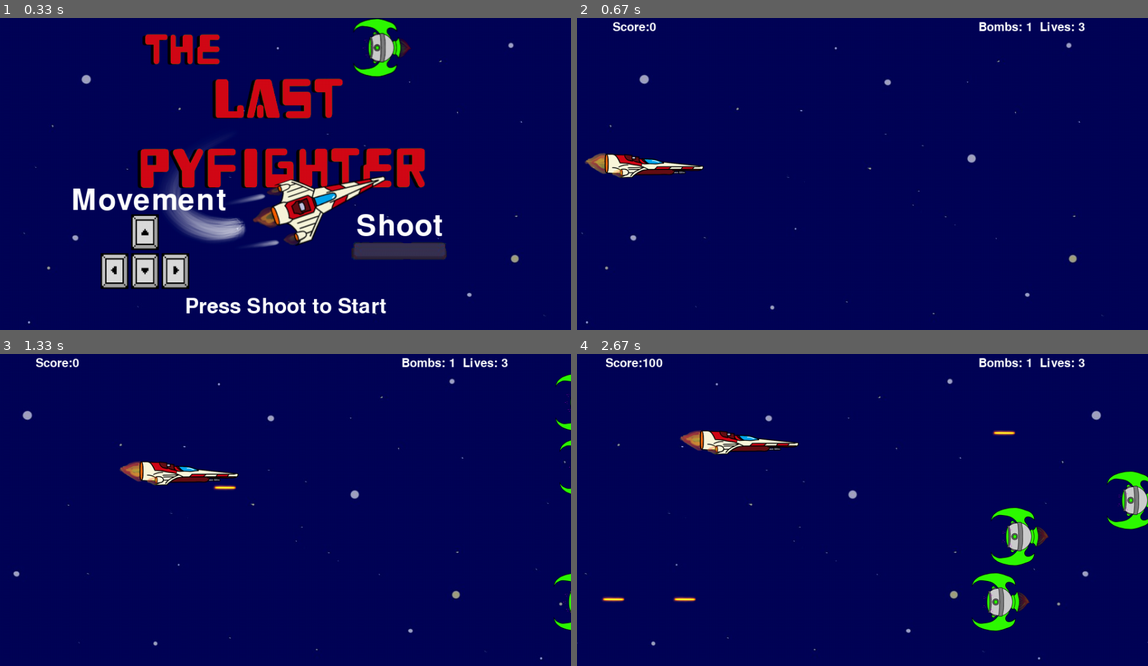
Above: before the commit, frames 1-4 (two rows, left to right).
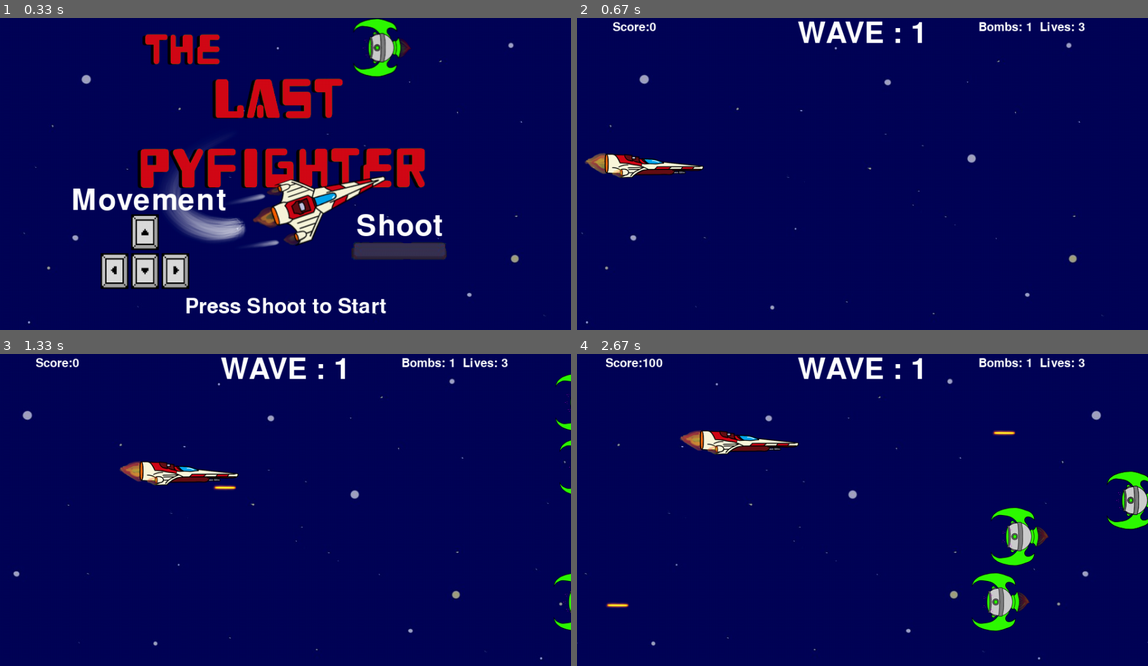
Above: after the commit, the same moments.

Repository: Demi-hero/UoN_Game_Project
Game: pygame game, started from Main.py
The game is run twice, just before and just after one commit, with the same random seed, the same clock (stepped at 60 frames per second) and the same inputs.
Inputs:
- Up to frame 1 (0.33 s): no input
- Up to frame 2 (0.67 s): tap Space at 0.33 s
- Up to frame 3 (1.33 s): hold Right 0.67-1.13 s; hold Up from 1.22 s (still down); tap Space at 1.28 s
- Up to frame 4 (2.67 s): release Up at 1.52 s; hold Right 1.55-2.02 s; tap Space at 1.62, 1.92, 2.12, 2.42 s; hold Left 2.05-2.58 s; hold Down from 2.62 s (still down)

Frame 1 is identical in both runs. In frame 2, 0.7% of the frame differs, in the area x 38-61%, y 1-9%; in frame 3, 0.7%; in frame 4, 1.0%, in the area x 4-100%, y 1-82%.

Commit message:
So Many Changes
List of bug fixes
Bombs  no longer exp the difficulty
Global Variables are in the bin (mostly)
When you die the alies vanish as well
Created placeholder for Audio Visual data

Diff:
--- a/Main.py
+++ b/Main.py
@@ -1,4 +1,3 @@
-
 import pygame as pyg
 import os
 import gamedata as gd
@@ -17,14 +16,18 @@
         self.clock = pyg.time.Clock()
         self.starttime = 0
         self.framerate = 100
+        self.wavenum = 1
+        # creating the screen and game objects
+        self.all_sprites = pyg.sprite.Group()
+        self.Files = gd.FileStore()
+        self.Board = gd.Background()
+        self.player = gd.Player()
+        self.all_sprites.add(self.player)
         self.bullets = pyg.sprite.Group()
         self.power_ups = pyg.sprite.Group()
-        self.alien_pause_time = 0
-        self.all_sprites = pyg.sprite.Group()
         self.aliens = pyg.sprite.Group()
-        self.player = gd.Player()
-        self.all_sprites.add(self.player)
         self.alienbullets = pyg.sprite.Group()
+
 
     def new_powerup(self):
         power_up = gd.PowerUp(self)
@@ -32,45 +35,39 @@
         self.all_sprites.add(power_up)
 
     def execute(self):
-        pyg.init()
-        # creating the screen and game objects
-        Files = gd.FileStore()
-        Board = gd.Background()
-        for i in range(8):
-            self.new_alien(self)
+
+
+        self.new_alien(self.wavenum)
 
         while self.startup:
-            self.on_startup(Board, Files)
+            self.on_startup(self.Board, self.Files)
         self.starttime = time.time()
         # main game loop
         while self.running:
             # taking the player input, passing to event handler
 
             for event in pyg.event.get():
-                self.on_event(event, Files, Board)
+                self.on_event(event, self.Files, self.Board)
             self.player_movement(self.player)
 
             # updating the object states, and drawing to screen (see gamedata)
             if not self.paused:
 
-                if (time.time() - self.alien_pause_time)//1 == 1:
-                    for alien in self.aliens:
-                        alien.vx = -2
                 if (time.time() - self.starttime) // 1 == 3 and len(self.power_ups) == 0:
                     self.new_powerup()
                 elif (time.time() - self.starttime) // 1 > 15:
                     self.starttime = time.time()
-                Board.update()
+                self.Board.update()
                 self.all_sprites.update()
 
                 # check to see if a bullet hit a mob
                 hits = pyg.sprite.groupcollide(self.aliens, self.bullets, True, True)
                 for hit in hits:
                     self.score += 50
-                    Files.boom.play()
+                    self.Files.boom.play()
                     self.expl = gd.Explosion(hit.rect.center, 'lg')
                     self.all_sprites.add(self.expl)
-                    self.new_alien(self)
+                    self.new_alien(-6)
 
                 hits = pyg.sprite.spritecollide(self.player, self.power_ups, True)
                 for hit in hits:
@@ -80,21 +77,14 @@
                 # check to see if a mob hit the player
                 hits = pyg.sprite.spritecollide(self.player, self.aliens, True, pyg.sprite.collide_circle)
                 for hit in hits:
-                    print (hit)
-                    self.lives -= 1
-                    Files.boom.play()
-                    self.expl = gd.Explosion(hit.rect.center, 'sm')
-                    self.all_sprites.add(self.expl)
-                    self.new_alien(self)
-                    self.player.hide()
-                    self.alien_pause_time = time.time()
-                    for alien in self.aliens:
-                        alien.vx = 0
+                    self.player_death(hit)
+
+
                 for alien in self.aliens:
                     if alien.rect.x < 0 - alien.ln:
                         self.aliens.remove(alien)
                         self.score -= 10
-                        self.new_alien(self)
+                        self.new_alien( -6)
                 for bullet in self.bullets:
                     if bullet.rect.x > gd.WIDTH:
                         bullet.kill()
@@ -103,32 +93,28 @@
                         bullet.kill()
                 hits = pyg.sprite.spritecollide(self.player, self.alienbullets, True)
                 for hit in hits:
-                    self.lives -= 1
-                    Files.boom.play()
-                    self.expl = gd.Explosion(hit.rect.center, 'sm')
-                    self.all_sprites.add(self.expl)
-                    self.player.hide()
-                    self.alien_pause_time = time.time()
-                    for alien in self.aliens:
-                        alien.vx = 0
+                    self.player_death(hit)
 
 
-                Board.draw()
-                self.all_sprites.draw(Board.screen)
+
+                self.Board.draw()
+                self.all_sprites.draw(self.Board.screen)
 
                 # display lives and score at top of screen
                 self.message_display("Score:{}".format(self.score), 0.03, 0.1, 20)
                 self.message_display("Lives: {}".format(self.lives), 0.03, .85, 20)
                 self.message_display("Bombs: {}".format(self.bombs), 0.03, .75, 20)
+                self.message_display("WAVE : {}".format(self.wavenum), 0.05)
 
                 # if out of lives - game over (see eventhandler)
                 if self.lives < 1:
-                    self.gameover(Board, self.player, Files)
+                    self.gameover(self.Board, self.player, self.Files)
 
                 # update the display
                 pyg.display.flip()
                 self.clock.tick(self.framerate)
 
+pyg.init()
 App = Main()
 App.execute()
 pyg.quit()
--- /dev/null
+++ b/av_data.py
@@ -0,0 +1 @@
+# The av class will go in here soon I hope
--- a/eventhandler.py
+++ b/eventhandler.py
@@ -68,17 +68,14 @@
 
     def on_bomb(self, board, files):
         if self.bombs > 0:
-            counter = 0
             files.ult.play()
             self.update_score(1000)
             board.screen.fill(self.white)
             for alien in self.aliens:
                 alien.kill()
-                counter += 1
             pyg.display.update()
             self.bombs -= 1
-            for i in range(counter):
-                self.new_alien(self)
+            self.new_alien(self.wavenum)
 
 
     # update score and lives
@@ -86,6 +83,20 @@
         self.score += points
     def update_lives(self, change):
         self.lives += change
+
+    def player_death(self, hit):
+        self.lives -= 1
+        self.Files.boom.play()
+        expl = gamedata.Explosion(hit.rect.center, 'sm')
+        self.all_sprites.add(expl)
+        self.player.hide()
+        for alien in self.aliens:
+            alien.kill()
+        for bullet in self.bullets:
+            bullet.kill()
+        for albull in self.alienbullets:
+            albull.kill()
+        self.new_alien(self.wavenum)
 
     # pause screen messages
     def on_pause(self, minimised=0):
@@ -118,12 +129,10 @@
                     # if key pressed, re-initialises everything and breaks from loop
                     for sprite in self.all_sprites:
                         sprite.kill()
-                    self.player = gamedata.Player()
-                    self.all_sprites.add(self.player)
+                    self.__init__()
                     for i in range(8):
                         print(f"alien{i}")
                         self.new_alien(self)
-                    self.__init__()
                     return
 
     def game_over_display(self, board):
@@ -184,8 +193,9 @@
                 return True
         return False
 
-    def new_alien(self, main):
-        alien = gamedata.Alien(main)
-        alien.collide(self.aliens)
-        self.all_sprites.add(alien)
-        self.aliens.add(alien)
+    def new_alien(self, wave):
+        for i in range (wave+7):
+            alien = gamedata.Alien(self)
+            alien.collide(self.aliens)
+            self.all_sprites.add(alien)
+            self.aliens.add(alien)
--- a/gamedata.py
+++ b/gamedata.py
@@ -221,11 +221,7 @@
         self.vy = 1
         # spawn rate - the SMALLER the number, the MORE OFTEN they spawn
         self.spawn_rate = 100
-        self.fire_rate = 200
-        # score for a kill
-        self.kill_score = 20
-        # score change if enemy gets through
-        self.penalty = -10
+        self.fire_rate = 300
         self.animation_loop = 0
         self.smart = randint(1,10)
         self.width_limit = WIDTH*0.8
@@ -235,7 +231,18 @@
             self.rect.x += self.ln * randint(2, 5)
             self.collide(sprite_group)
 
-    def update(self):
+    def shoot(self, rate):
+        if (randint(1, rate) == 1) and (self.rect.x < WIDTH):
+            albull = AlBullet(self.rect.x, (self.rect.y + self.ht // 2))
+            self.main.alienbullets.add(albull)
+            self.main.all_sprites.add(albull)
+
+    def update(self):
+        self.image = self.animated_sprite[self.animation_loop // 3]
+        self.animation_loop += 1
+        # reseting animation loop as only has three images to cycle through
+        if self.animation_loop >= 9:
+            self.animation_loop = 0
         if self.smart == 10:
             if self.rect.x > self.width_limit:
                 self.rect.x += self.vx
@@ -243,17 +250,10 @@
                 self.rect.y += self.vy
             elif self.rect.y > self.main.player.rect.y:
                 self.rect.y -= self.vy
+            self.shoot(self.fire_rate//3)
         else:
             self.rect.x += self.vx
-            self.image = self.animated_sprite[self.animation_loop//3]
-            self.animation_loop += 1
-            # reseting animation loop as only has three images to cycle through
-            if self.animation_loop >= 9:
-                self.animation_loop = 0
-        if randint(1,1000) == 1:
-            albull = AlBullet(self.rect.x, (self.rect.y+self.ht//2))
-            self.main.alienbullets.add(albull)
-            self.main.all_sprites.add(albull)
+            self.shoot(self.fire_rate)
 
 
 
@@ -310,7 +310,7 @@
         self.main = main
         pyg.sprite.Sprite.__init__(self)
         self.spawned = False
-        self.powers_dict = {0: pyg.image.load(os.path.join("images", "1pixelimage.png")),
+        self.powers_dict = {0: pyg.image.load(os.path.join("images", "1pixelimage.png")).convert_alpha(),
                             1: [pyg.image.load(os.path.join("images", "hero_life.png")).convert_alpha(), 93, 25, self.extra_life],
                             2: [pyg.image.load(os.path.join("images", "bomb1.png")).convert_alpha(), 58, 100, self.extra_bomb]}
         self.starttime = time.time()
@@ -332,9 +332,10 @@
         elif (time.time() - self.starttime)//1 == 10:
             print("I despawn a power up")
             self.starttime = time.time()
-            self.rect.x = randint(BORDER, (WIDTH // 2) - self.power_up[1])
-            self.rect.y = randint(BORDER, HEIGHT - BORDER - self.power_up[2])
             self.image = self.powers_dict[0]
+            self.rect.x = 0
+            self.rect.y = 0
+
             self.spawned = False
 #        elif self.spawned:
 #            self.collection(player)
--- a/highscore.csv
+++ b/highscore.csv
@@ -1,4 +1,6 @@
+Edgey,9410
 Nate,7310
+asssssssss,5980
 Test,4300
 Test,3580
 sad,3260
@@ -6,5 +8,3 @@
 nate,3150
 Test,3100
 ,2700
-nanay,2580
-ally,1940
Binary file removed: images/1pixelimage.jpg
